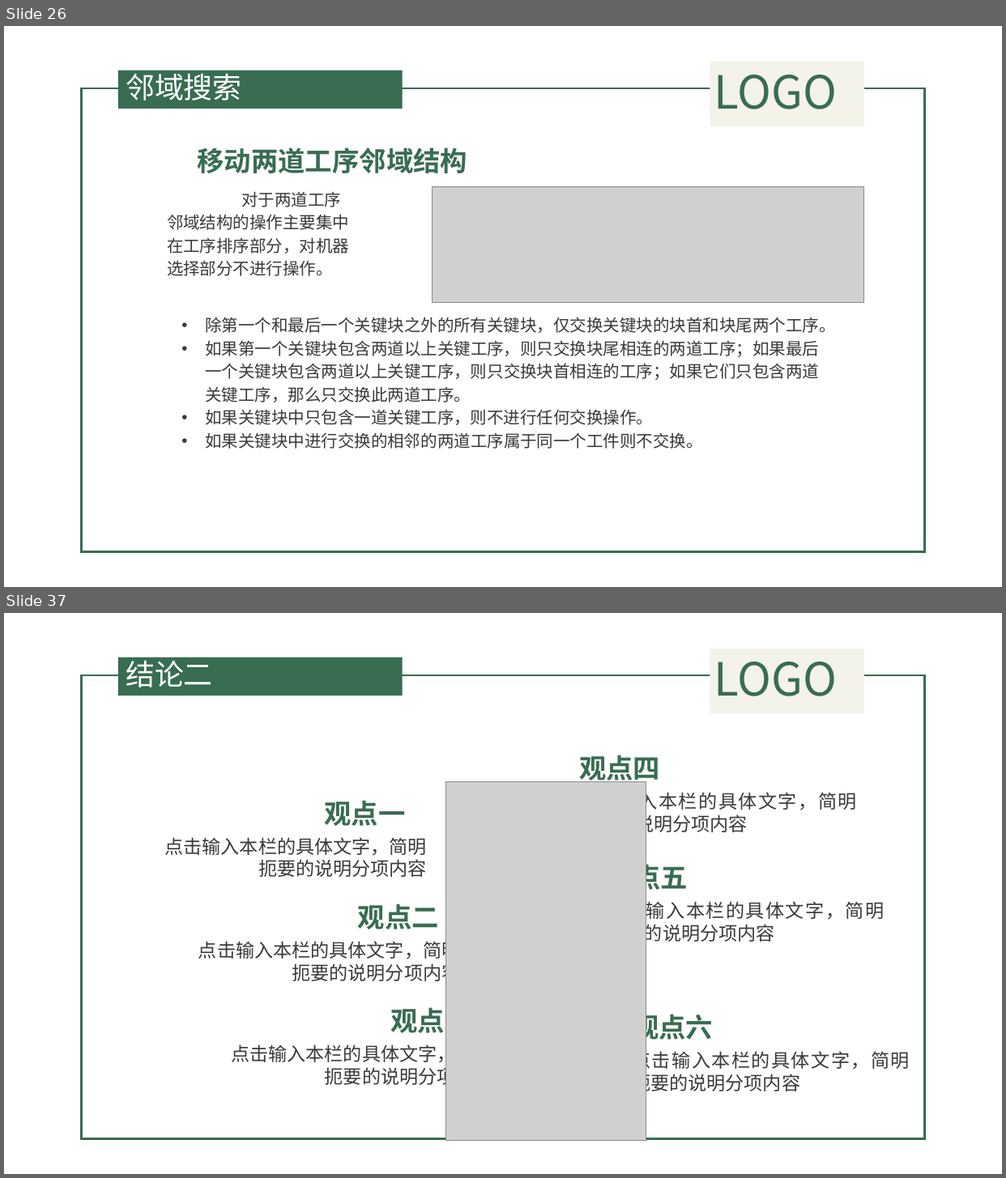
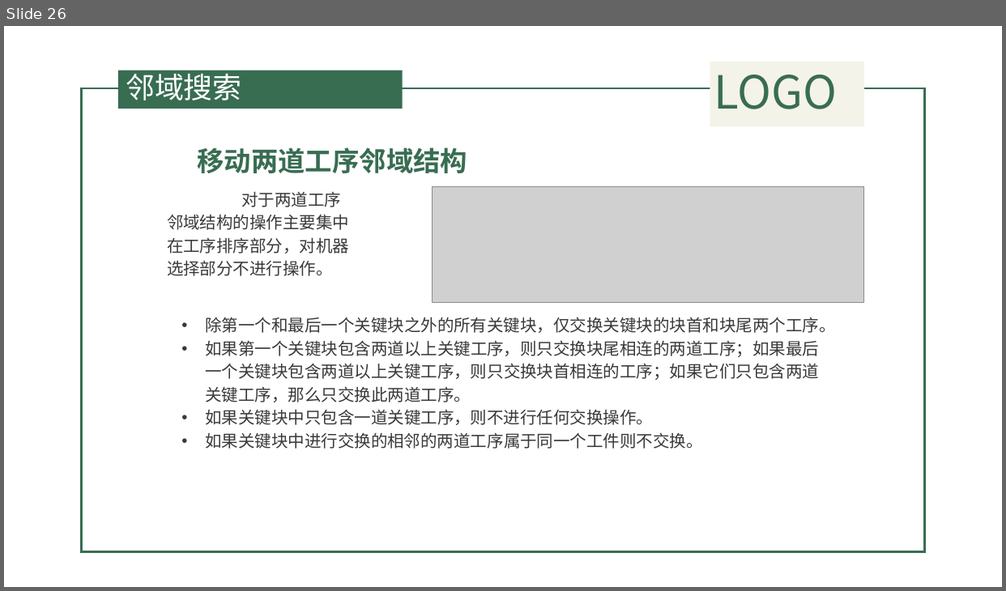
Before and after one commit to QuanQuan6/copy2, a slide deck: 遗传算法.pptx. Shown one above the other, each under a label of ours: slides 26 and 37 before the commit, slide 26 after it; the slides between them are not shown. The pictures are 1006x1178 and 1006x591 pixels, drawn with LibreOffice and Linux fonts; fonts in the diff are those of the drawing; grey boxes stand for pictures; background and template pictures are left out. Boxes give left, top, right and bottom in pixels: in the first picture for what was removed or moved away, otherwise in the second. Text is boxed around its words. In the diff, an @@ line names an element or a change of style, - is before the commit and + after.

```diff
--- a/遗传算法.pptx
+++ b/遗传算法.pptx
@@ slide 37 removed at [4, 613, 1002, 1174], background picture (left out); not listed: 4 template elements that a slide beside it also shows @@
@@ title removed at [126, 656, 213, 688] @@
-结论二
@@ text removed at [579, 755, 660, 785] @@
-观点四
@@ picture removed at [446, 781, 646, 1141] @@
@@ text removed at [324, 800, 405, 826] @@
-观点一
@@ text removed at [579, 790, 857, 835] @@
-点击输入本栏的具体文字，简明扼要的说明分项内容
@@ text removed at [165, 837, 427, 877] @@
-点击输入本栏的具体文字，简明扼要的说明分项内容
@@ text removed at [607, 860, 688, 895] @@
-观点五
@@ text removed at [358, 904, 439, 930] @@
-观点二
@@ text removed at [607, 899, 884, 945] @@
-点击输入本栏的具体文字，简明扼要的说明分项内容
@@ text removed at [198, 939, 460, 984] @@
-点击输入本栏的具体文字，简明扼要的说明分项内容
@@ text removed at [390, 1003, 471, 1038] @@
-观点三
@@ text removed at [632, 1010, 713, 1045] @@
-观点六
@@ text removed at [231, 1042, 493, 1088] @@
-点击输入本栏的具体文字，简明扼要的说明分项内容
@@ text removed at [632, 1049, 910, 1095] @@
-点击输入本栏的具体文字，简明扼要的说明分项内容
```
Also in this commit, not shown: 10 slides changed, 8 slides added, 8 other slides removed, 44 other files.
